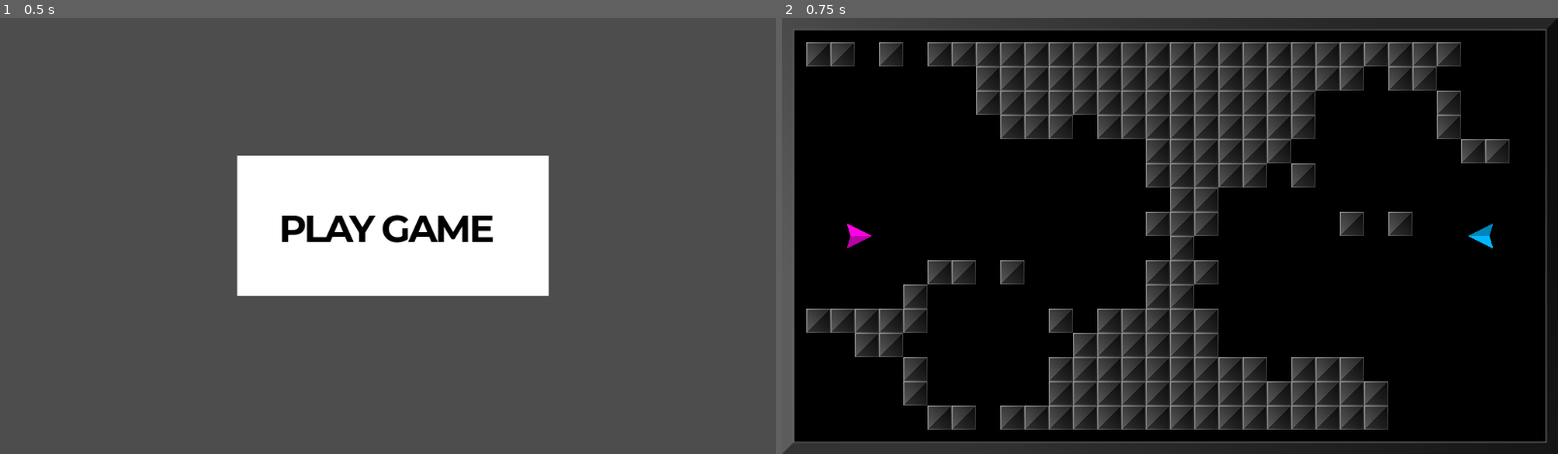
Above: before the commit, frames 1-2 (left to right).
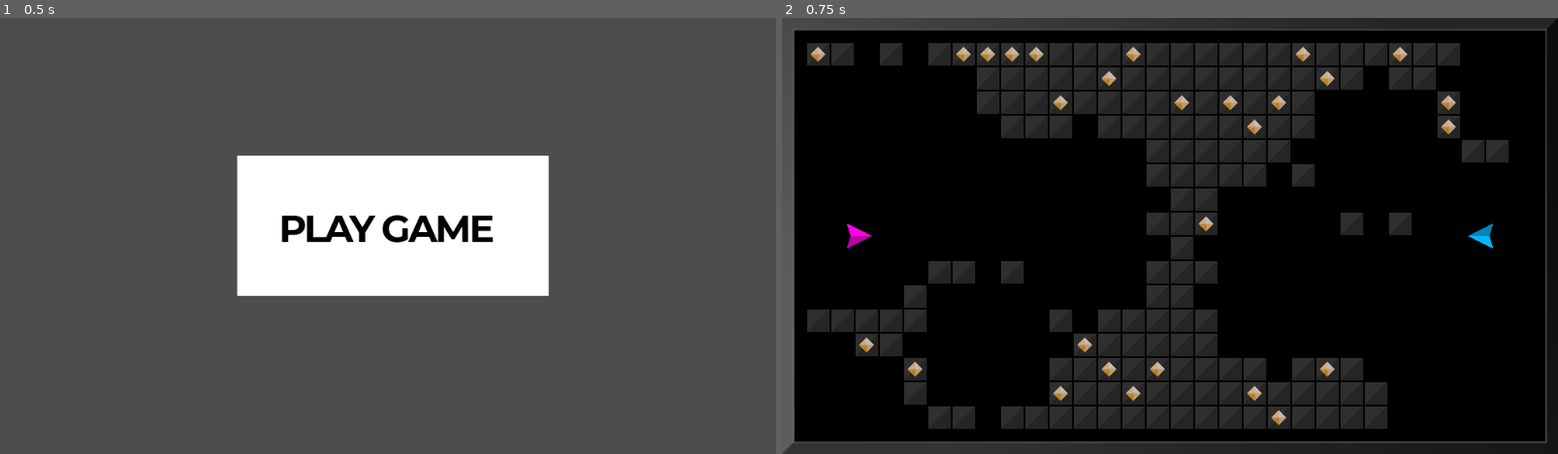
Above: after the commit, the same moments.

Repository: outrightmental/Blockbusters
Game: Godot game, scene res://scenes/main.tscn
The game is run twice, just before and just after one commit, with the same random seed, the same clock (stepped at 60 frames per second) and the same inputs.
Inputs (mouse positions are in pixels of both pictures, inside the frame that each line leads up to):
- Up to frame 1 (0.5 s): no input
- Up to frame 2 (0.75 s): click (1177, 222) at 0.5 s

Frame 1 is identical in both runs. In frame 2, 8.7% of the frame differs, in the area x 3-94%, y 5-95%.

Commit message:
Gems (#18)
- Gem inside block is frozen static instance -- on break apart, create new unfrozen gem
- Identification of object types relies entirely on Classes -- don't need to use groups for this 
- Explosive collision relies entirely on an Area2D / CollisionShape2D for performance-- don't rely on iteration and measurement of distance to all nodes! 
- Stashed inside some Blocks
- While gem is inside block, it moves and rotates with block
- Block is broken apart by nearby explosion, releasing gem and some block fragments

Diff:
--- a/global.gd
+++ b/global.gd
@@ -15,10 +15,3 @@
 const PLAYER_SHIP_PROJECTILE_EXPLOSIVE_MAX_VELOCITY: float     = 2000.0
 # player initial score
 const PLAYER_INITIAL_SCORE: int = 0
-
-# Object groups
-const GROUP_AFFECTED_BY_EXPLOSION: String = "affected_by_explosion"
-const GROUP_SHIPS: String = "ships"
-const GROUP_BLOCKS: String = "blocks"
-const GROUP_PROJECTILE_EXPLOSIVES: String = "projectile_explosives"
-const GROUP_EXPLOSIONS: String = "explosions"
--- a/models/block/block.gd
+++ b/models/block/block.gd
@@ -1,15 +1,62 @@
-extends "res://models/collidable/collidable.gd"
+class_name Block
+extends Collidable
 
+
+const BREAK_APART_VELOCITY: int = 50
+
+
+var gem: Node = null
 
 # Called when the node enters the scene tree for the first time.
 func _ready() -> void:
-	add_to_group(Global.GROUP_BLOCKS)
-	add_to_group(Global.GROUP_AFFECTED_BY_EXPLOSION)
+	# Roll a D6 and if it's 1, add a gem
+	var random_number: int = randi() % 6 + 1
+	if random_number == 1:
+		_add_gem()
+	pass
+
+
+
+# Adds a gem inside this block
+func _add_gem() -> void:
+	gem = preload("res://models/gem/gem.tscn").instantiate()
+	gem.position = Vector2(0,0)
+	gem.add_collision_exception_with(self)
+	gem.freeze = true
+	self.add_child(gem)
+	pass
+
+
+# Break the block apart into two fragments
+func do_break() -> void:
+	# Fragment 1
+	var frag1:Node = preload("res://models/block/block_fragment_1.tscn").instantiate()
+	frag1.add_collision_exception_with(self)
+	frag1.position = position
+	frag1.linear_velocity = linear_velocity + Vector2(-BREAK_APART_VELOCITY, -BREAK_APART_VELOCITY)
+	# Fragment 2
+	var frag2:Node = preload("res://models/block/block_fragment_2.tscn").instantiate()
+	frag2.add_collision_exception_with(self)
+	frag2.position = position
+	frag2.linear_velocity = linear_velocity + Vector2(BREAK_APART_VELOCITY, BREAK_APART_VELOCITY)
+	# Gem
+	if gem:
+		gem = preload("res://models/gem/gem.tscn").instantiate()
+		gem.add_collision_exception_with(self)
+		gem.position = position
+		gem.linear_velocity = linear_velocity
+		gem.add_collision_exception_with(frag1)
+		gem.add_collision_exception_with(frag2)
+		self.get_parent().add_child(gem)
+	# Remove the block from the scene
+	self.get_parent().add_child(frag1)
+	self.get_parent().add_child(frag2)
+	self.call_deferred("queue_free")
 	pass
 
 
 # Called every frame. 'delta' is the elapsed time since the previous frame.
-func _process(delta: float) -> void:
+func _process(_delta: float) -> void:
 	pass
 
 
--- a/models/block/block.tscn
+++ b/models/block/block.tscn
@@ -1,17 +1,26 @@
-[gd_scene load_steps=4 format=3 uid="uid://bjiivayicu2qj"]
+[gd_scene load_steps=3 format=3 uid="uid://bjiivayicu2qj"]
 
 [ext_resource type="Script" uid="uid://2es8up3haar4" path="res://models/block/block.gd" id="1_okoc5"]
-[ext_resource type="Texture2D" uid="uid://desqq2xisflpl" path="res://assets/blocks/block1.png" id="2_25f0o"]
 
 [sub_resource type="RectangleShape2D" id="RectangleShape2D_af4ln"]
-size = Vector2(32, 32)
+size = Vector2(30, 30)
 
 [node name="Block" type="RigidBody2D"]
 gravity_scale = 0.0
 script = ExtResource("1_okoc5")
 
-[node name="Sprite2D" type="Sprite2D" parent="."]
-texture = ExtResource("2_25f0o")
+[node name="CollisionShape2D" type="CollisionShape2D" parent="."]
+visible = false
+shape = SubResource("RectangleShape2D_af4ln")
 
-[node name="CollisionShape2D" type="CollisionShape2D" parent="."]
-shape = SubResource("RectangleShape2D_af4ln")
+[node name="TriangleUp" type="Polygon2D" parent="."]
+z_index = 5
+position = Vector2(-12, 2)
+color = Color(0.47, 0.47, 0.47, 0.392157)
+polygon = PackedVector2Array(-3, -17, 27, -17, -3, 13)
+
+[node name="TriangleDown" type="Polygon2D" parent="."]
+z_index = 5
+position = Vector2(-12, 2)
+color = Color(0.37, 0.37, 0.37, 0.392157)
+polygon = PackedVector2Array(27, 13, 27, -17, -3, 13)
--- /dev/null
+++ b/models/block/block_fragment.gd
@@ -0,0 +1,9 @@
+class_name BlockFragment
+extends Collidable
+
+
+var gem: Node = null
+
+# Called when the node enters the scene tree for the first time.
+func _ready() -> void:
+	pass
--- /dev/null
+++ b/models/block/block_fragment_1.tscn
@@ -0,0 +1,17 @@
+[gd_scene load_steps=2 format=3 uid="uid://cnlnuranut6p6"]
+
+[ext_resource type="Script" uid="uid://dg02gqyv1rfn4" path="res://models/block/block_fragment.gd" id="1_bug8w"]
+
+[node name="Block" type="RigidBody2D"]
+gravity_scale = 0.0
+script = ExtResource("1_bug8w")
+
+[node name="TriangleUp" type="Polygon2D" parent="."]
+z_index = 5
+position = Vector2(-12, 2)
+color = Color(0.47, 0.47, 0.47, 0.392157)
+polygon = PackedVector2Array(-3, -17, 27, -17, -3, 13)
+
+[node name="CollisionPolygon2D" type="CollisionPolygon2D" parent="."]
+visible = false
+polygon = PackedVector2Array(-15, -15, 15, -15, -15, 15)
--- /dev/null
+++ b/models/block/block_fragment_2.tscn
@@ -0,0 +1,17 @@
+[gd_scene load_steps=2 format=3 uid="uid://dqc41damvbs8i"]
+
+[ext_resource type="Script" uid="uid://dg02gqyv1rfn4" path="res://models/block/block_fragment.gd" id="1_s7pcu"]
+
+[node name="Block" type="RigidBody2D"]
+gravity_scale = 0.0
+script = ExtResource("1_s7pcu")
+
+[node name="TriangleDown" type="Polygon2D" parent="."]
+z_index = 5
+position = Vector2(-12, 2)
+color = Color(0.37, 0.37, 0.37, 0.392157)
+polygon = PackedVector2Array(27, 13, 27, -17, -3, 13)
+
+[node name="CollisionPolygon2D" type="CollisionPolygon2D" parent="."]
+visible = false
+polygon = PackedVector2Array(15, -15, 15, 15, -15, 15)
--- a/models/collidable/collidable.gd
+++ b/models/collidable/collidable.gd
@@ -1,3 +1,4 @@
+class_name Collidable
 extends RigidBody2D
 
 # Unique identifier for the collidable object
--- a/models/effect/explosion.gd
+++ b/models/effect/explosion.gd
@@ -1,26 +1,30 @@
 extends Node2D
 
 var instantiated_at_ticks_msec: float = 0.0
-const LIFETIME_MSEC: int              = 200
-const EXPLOSION_RADIUS: int           = 200
-const EXPLOSION_FORCE: int            = 5000
+var explosive_radius: float           = 0.0
+var block_break_radius: float         = 0.0
+const LIFETIME_MSEC: int       = 200
+const BLOCK_BREAK_RATIO: float = 0.38
+const EXPLOSION_FORCE: int     = 5000
 
 
 # Called when the node enters the scene tree for the first time.
 func _ready() -> void:
 	instantiated_at_ticks_msec = Time.get_ticks_msec()
-	# Find all overlapping collidable objects
-	var candidates: Array = get_tree().get_nodes_in_group(Global.GROUP_AFFECTED_BY_EXPLOSION)
-	for target in candidates:
-		var diff = (target.position - position)
-		# Check if the collidable is within the explosion radius
-		if diff.length() <= EXPLOSION_RADIUS:
-			# Apply a force to the collidable
-			target.apply_central_force(diff.normalized() * EXPLOSION_FORCE * (1 - diff.length() / EXPLOSION_RADIUS))
+	explosive_radius = self.get_node("ExplosiveArea2D/CollisionShape2D").shape.radius
+	block_break_radius = explosive_radius * BLOCK_BREAK_RATIO
+	$ExplosiveArea2D.body_entered.connect(_on_body_entered)
 
+
+# Called when another body enters the collission area
+func _on_body_entered(body: Node2D) -> void:
+	var diff: Vector2 = (body.position - position)
+	body.apply_central_force(diff.normalized() * EXPLOSION_FORCE * (1 - diff.length() / explosive_radius))
+	if body is Block and diff.length() <= block_break_radius:
+		body.do_break()
 
 
 # Called every frame. 'delta' is the elapsed time since the previous frame.
-func _process(delta: float) -> void:
+func _process(_delta: float) -> void:
 	if Time.get_ticks_msec() - instantiated_at_ticks_msec > LIFETIME_MSEC:
 		queue_free()
--- a/models/effect/explosion.tscn
+++ b/models/effect/explosion.tscn
@@ -1,6 +1,9 @@
-[gd_scene load_steps=2 format=3 uid="uid://qwnrjhu6nfwd"]
+[gd_scene load_steps=3 format=3 uid="uid://qwnrjhu6nfwd"]
 
 [ext_resource type="Script" uid="uid://b26w87siicyi1" path="res://models/effect/explosion.gd" id="1_n4u1h"]
+
+[sub_resource type="CircleShape2D" id="CircleShape2D_c86j1"]
+radius = 200.0
 
 [node name="Explosion" type="Node2D"]
 script = ExtResource("1_n4u1h")
@@ -8,3 +11,9 @@
 [node name="Explosion" type="Polygon2D" parent="."]
 color = Color(1, 1, 1, 0.501961)
 polygon = PackedVector2Array(7, -13, 15, -46, 13, -9, 24, -14, 19, -4, 65, -5, 22, 3, 28, 16, 12, 9, 18, 45, 3, 10, -15, 31, -4, 8, -18, 6, -6, 0, -31, -15, -4, -6, -8, -14, 1, -11, 0, -29)
+
+[node name="ExplosiveArea2D" type="Area2D" parent="."]
+
+[node name="CollisionShape2D" type="CollisionShape2D" parent="ExplosiveArea2D"]
+shape = SubResource("CircleShape2D_c86j1")
+one_way_collision_margin = 0.0
--- /dev/null
+++ b/models/gem/gem.gd
@@ -0,0 +1,20 @@
+class_name Gem
+extends Collidable
+
+# Player number to identify the ship
+@export var player_num: int = 0
+
+
+# Called when the node enters the scene tree for the first time.
+func _ready() -> void:
+	pass
+
+
+# Called every frame. 'delta' is the elapsed time since the previous frame.
+func _process(_delta: float) -> void:
+	pass
+
+
+# Called when the ship is instantiated
+func _init():
+	super._init()
--- /dev/null
+++ b/models/gem/gem.tscn
@@ -0,0 +1,34 @@
+[gd_scene load_steps=2 format=3 uid="uid://bypqllqv0b2d7"]
+
+[ext_resource type="Script" uid="uid://c4htf546sf332" path="res://models/gem/gem.gd" id="1_ud73v"]
+
+[node name="Gem" type="RigidBody2D"]
+gravity_scale = 0.0
+contact_monitor = true
+max_contacts_reported = 1
+script = ExtResource("1_ud73v")
+metadata/_edit_vertical_guides_ = [10.0]
+
+[node name="TopLeft" type="Polygon2D" parent="."]
+position = Vector2(-22, 2)
+color = Color(1, 0.809584, 0.593649, 1)
+polygon = PackedVector2Array(22, -12, 22, -2, 12, -2)
+
+[node name="TopRight" type="Polygon2D" parent="."]
+position = Vector2(-12, 2)
+color = Color(1, 0.936525, 0.867951, 1)
+polygon = PackedVector2Array(12, -12, 22, -2, 12, -2)
+
+[node name="BtmLeft" type="Polygon2D" parent="."]
+position = Vector2(-22, 2)
+color = Color(0.91, 0.576333, 0, 1)
+polygon = PackedVector2Array(12, -2, 22, -2, 22, 8)
+
+[node name="BtmRight" type="Polygon2D" parent="."]
+position = Vector2(-12, 2)
+color = Color(1, 0.756968, 0.472732, 1)
+polygon = PackedVector2Array(12, -2, 22, -2, 12, 8)
+
+[node name="CollisionPolygon2D" type="CollisionPolygon2D" parent="."]
+visible = false
+polygon = PackedVector2Array(10, 0, 0, 10, -10, 0, 0, -10)
--- a/models/ship/projectile_explosive.gd
+++ b/models/ship/projectile_explosive.gd
@@ -1,4 +1,5 @@
-extends "res://models/collidable/collidable.gd"
+class_name ProjectileExplosive
+extends Collidable
 
 # Player number to identify the ship
 @export var player_num: int = 0
@@ -6,9 +7,6 @@
 
 # Called when the node enters the scene tree for the first time.
 func _ready() -> void:
-	add_to_group(Global.GROUP_AFFECTED_BY_EXPLOSION)
-	add_to_group(Global.GROUP_PROJECTILE_EXPLOSIVES)
-
 	# Set the sprite texture based on player_num
 	if player_num in Global.PLAYER_COLORS:
 		$TriangleLight.color = Global.PLAYER_COLORS[player_num][0]
@@ -26,7 +24,6 @@
 	var explosion: Node = preload("res://models/effect/explosion.tscn").instantiate()
 	explosion.position = position
 	explosion.set_owner(owner)
-	explosion.add_to_group(Global.GROUP_EXPLOSIONS)
 	self.get_parent().call_deferred("add_child", explosion)
 	# Remove this projectile from the stage
 	self.queue_free()
--- a/models/ship/ship.gd
+++ b/models/ship/ship.gd
@@ -1,4 +1,5 @@
-extends "res://models/collidable/collidable.gd"
+class_name Ship
+extends Collidable
 
 const FORCE_AMOUNT: int             = 500
 const LINEAR_DAMP: int              = 1
@@ -43,8 +44,6 @@
 
 # Called when the node enters the scene tree for the first time.
 func _ready() -> void:
-	add_to_group(Global.GROUP_AFFECTED_BY_EXPLOSION)
-	add_to_group(Global.GROUP_SHIPS)
 	set_linear_damp(LINEAR_DAMP)
 	get_tree().root.size_changed.connect(_on_viewport_resize)
 	_on_viewport_resize()
--- a/scenes/play_game.gd
+++ b/scenes/play_game.gd
@@ -7,21 +7,21 @@
 }
 # Spawn blocks in a grid pattern, 32 blocks wide and 18 blocks tall, starting at (16, 16) and spaced 32 pixels apart
 # The blocks are 32x32 pixels, so the grid is 1024x576 pixels
-const BLOCK_SIZE: int             = 32
-const BLOCK_CENTER: int           = BLOCK_SIZE/2
-const GRID_COLS                   = 30
-const GRID_ROWS                   = 16
-const GRID_MARGIN                 = 32
-const BLOCK_SHIP_CLEARANCE_RADIUS = 100
-const GAP_COUNT                   = 8
-var grid: Dictionary              = {}
+const BLOCK_SIZE: int                  = 32
+const BLOCK_CENTER: int                = BLOCK_SIZE/2
+const GRID_COLS: int                   = 30
+const GRID_ROWS: int                   = 16
+const GRID_MARGIN: int                 = 32
+const BLOCK_SHIP_CLEARANCE_RADIUS: int = 100
+const GAP_COUNT: int                   = 8
+var grid: Dictionary                   = {}
 
 
 # Instantiate a models/ship/ship.gd for each player, so set player_num = 1 or 2 respectively, and Player 1 is 10% in from the left, vertical center, and Player 2 is 10% in from the right, vertical center.
 func _ready() -> void:
 	var viewport_size: Vector2 = get_viewport().get_visible_rect().size
-	var player_1               = _spawn_player(1, Vector2(viewport_size.x * 0.1, viewport_size.y * 0.5), 0)
-	var player_2               = _spawn_player(2, Vector2(viewport_size.x * 0.9, viewport_size.y * 0.5), PI)
+	var player_1: Node         = _spawn_player(1, Vector2(viewport_size.x * 0.1, viewport_size.y * 0.5), 0)
+	var player_2: Node         = _spawn_player(2, Vector2(viewport_size.x * 0.9, viewport_size.y * 0.5), PI)
 
 	# Randomly pick locations for 3 gaps
 	var gap_positions: Array[Vector2] = [player_1.position, player_2.position]
@@ -52,7 +52,7 @@
 	pass
 
 
-func _is_clear_of_all(distance: int, source: Vector2, targets: Array[Vector2]):
+func _is_clear_of_all(distance: int, source: Vector2, targets: Array[Vector2]) -> bool:
 	for target in targets:
 		if (source.distance_to(target) < distance):
 			return false
@@ -65,7 +65,7 @@
 
 
 func _spawn_player(num: int, start_position: Vector2, start_rotation: float) -> Node:
-	var ship_scene: Node = preload('res://models/ship/ship.tscn').instantiate()
+	var ship_scene: Ship = preload('res://models/ship/ship.tscn').instantiate()
 	ship_scene.position = start_position
 	ship_scene.player_num = num
 	ship_scene.rotation = start_rotation
@@ -74,7 +74,7 @@
 
 
 func _spawn_block(start_position: Vector2) -> Node:
-	var block_scene: Node = preload('res://models/block/block.tscn').instantiate()
+	var block_scene: Block = preload('res://models/block/block.tscn').instantiate()
 	block_scene.position = start_position
 	self.add_child(block_scene)
 	return block_scene
Binary file removed: assets/asteroids/asteroid-1.png
Not shown, removed: assets/asteroids/asteroid-1.png.import
Binary file removed: assets/blocks/block1.png
Not shown, removed: assets/blocks/block1.png.import
Binary file removed: assets/effects/exp2_0.png
Not shown, removed: assets/effects/exp2_0.png.import
Binary file removed: assets/resources/gold1.png
Not shown, removed: assets/resources/gold1.png.import
Binary file removed: assets/ships/missile1.png
Not shown, removed: assets/ships/missile1.png.import
Binary file removed: assets/ships/missile2.png
Not shown, removed: assets/ships/missile2.png.import
(and 6 more such lines)
